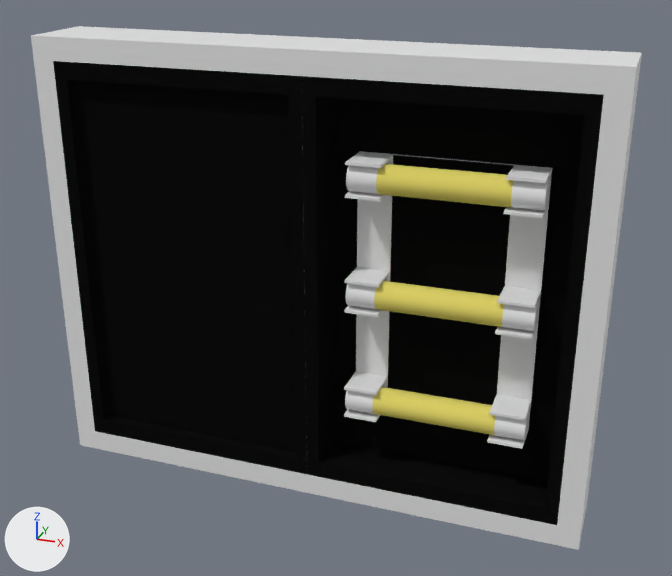
The Blender file Assets/models/house/floor02/bedroom_sw/puzzles/puzzle01.blend as it was, and as the next commit left it.
One viewpoint serves both versions: a camera (50 mm lens) standing at (1.35, -3.55, 1.5) and looking at (0.03, 0.15, -0.1). Every picture has the same lights, and +X, +Y and +Z are marked at lower left.

Names of what the first picture shows: 'case_inner_left', 'case_inner_right', 'case_outer', 'fuse.000', 'fuse.001', 'fuse.002', 'fuse_clamps.000', 'fuse_clamps.001', 'fuse_clamps.002'.
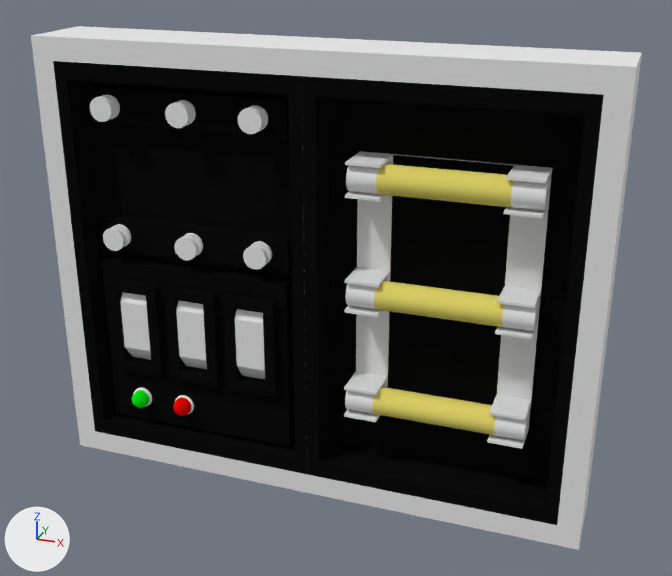
Location of each change, (x1, y1, x2, y2) in pixels of the pictures (672 x 576 px):
'dial.002', added
    after: (235, 291, 306, 379)
'dial.001', added
    after: (176, 301, 207, 369)
'dial.000', added
    after: (120, 292, 151, 360)
'wire_posts.002', added
    after: (238, 105, 268, 134)
'wire_posts.001', added
    after: (165, 100, 196, 128)
'wire_posts.000', added
    after: (90, 94, 120, 122)
'wire_posts.005', added
    after: (243, 241, 272, 270)
'wire_posts.004', added
    after: (174, 233, 203, 260)
'wire_posts.003', added
    after: (103, 224, 131, 251)
'Icosphere.001', added
    after: (173, 395, 194, 416)
'Icosphere', added
    after: (132, 388, 152, 408)
part 1 of me_cube_005, built on
    both: (86, 91, 275, 419)

Edits to the bpy script that builds the scene:
```text
Change me_cube_005:
    remove me_cube_005.from_pydata(...)  # 20 vertices, 13 faces; spans x -0.56..0.56, y -0.18..-0.13, z -0.9..0.9
    add me_cube_005.from_pydata(...)  # 540 vertices, 500 faces; spans x -0.56..0.56, y -0.18..-0.04, z -0.9..0.9
    me_cube_005 part 1: 4 vertices moved from x -0.51..0.51, y -0.13, z -0.82..0.83 to x -0.51..0.51, y -0.04, z -0.82..0.83; 520 vertices added at x -0.56..0.56, y -0.18..-0.04, z -0.9..0.9
Add ob_icosphere:
    ob_icosphere = bpy.data.objects.new('Icosphere', me_icosphere)  # 151 vertices, 220 faces; spans x -0.0485..0.0485, y 0.0275..0.1003, z -0.0485..0.0485; in mat_green_light (green #05e718), mat_fuse_metal01 (its picture is missing)
    ob_icosphere.location = (-0.862, -0.223, -0.681)
Add ob_icosphere_001:
    ob_icosphere_001 = bpy.data.objects.new('Icosphere.001', me_icosphere_001)  # 151 vertices, 220 faces; spans x -0.0485..0.0485, y 0.0275..0.1003, z -0.0485..0.0485; in mat_fuse_metal01 (its picture is missing), mat_red_light (red #e70900)
    ob_icosphere_001.location = (-0.638, -0.223, -0.681)
Add ob_dial_001:
    ob_dial_001 = bpy.data.objects.new('dial.001', me_cylinder_009)  # a 10-sided cylinder along x spanning x -0.068..0.068, y -0.355..0.355, z -0.373..0.373; in mat_puzzle02_number_dials (its picture is missing)
    ob_dial_001.location = (-0.563, 0.199, -0.297)
Add ob_dial_000:
    ob_dial_000 = bpy.data.objects.new('dial.000', me_cylinder_009.copy())
    ob_dial_000.location = (-0.853, 0.199, -0.297)
Add ob_dial_002:
    ob_dial_002 = bpy.data.objects.new('dial.002', me_cylinder_009.copy())
    ob_dial_002.location = (-0.273, 0.199, -0.297)
Add ob_wire_posts_004:
    ob_wire_posts_004 = bpy.data.objects.new('wire_posts.004', me_cylinder)  # 192 vertices, 162 faces; spans x -0.0524..0.0524, y -0.2628..-0.1949, z -0.0524..0.0524; in mat_copper01 (its picture is missing)
    ob_wire_posts_004.location = (-0.563, 0.102, 0.121)
Add ob_wire_posts_005:
    ob_wire_posts_005 = bpy.data.objects.new('wire_posts.005', me_cylinder.copy())
    ob_wire_posts_005.location = (-0.233, 0.102, 0.121)
Add ob_wire_posts_003:
    ob_wire_posts_003 = bpy.data.objects.new('wire_posts.003', me_cylinder.copy())
    ob_wire_posts_003.location = (-0.926, 0.102, 0.121)
Add ob_wire_posts_000:
    ob_wire_posts_000 = bpy.data.objects.new('wire_posts.000', me_cylinder.copy())
    ob_wire_posts_000.location = (-0.926, 0.102, 0.705)
Add ob_wire_posts_002:
    ob_wire_posts_002 = bpy.data.objects.new('wire_posts.002', me_cylinder.copy())
    ob_wire_posts_002.location = (-0.233, 0.102, 0.705)
Add ob_wire_posts_001:
    ob_wire_posts_001 = bpy.data.objects.new('wire_posts.001', me_cylinder.copy())
    ob_wire_posts_001.location = (-0.563, 0.102, 0.705)
```
